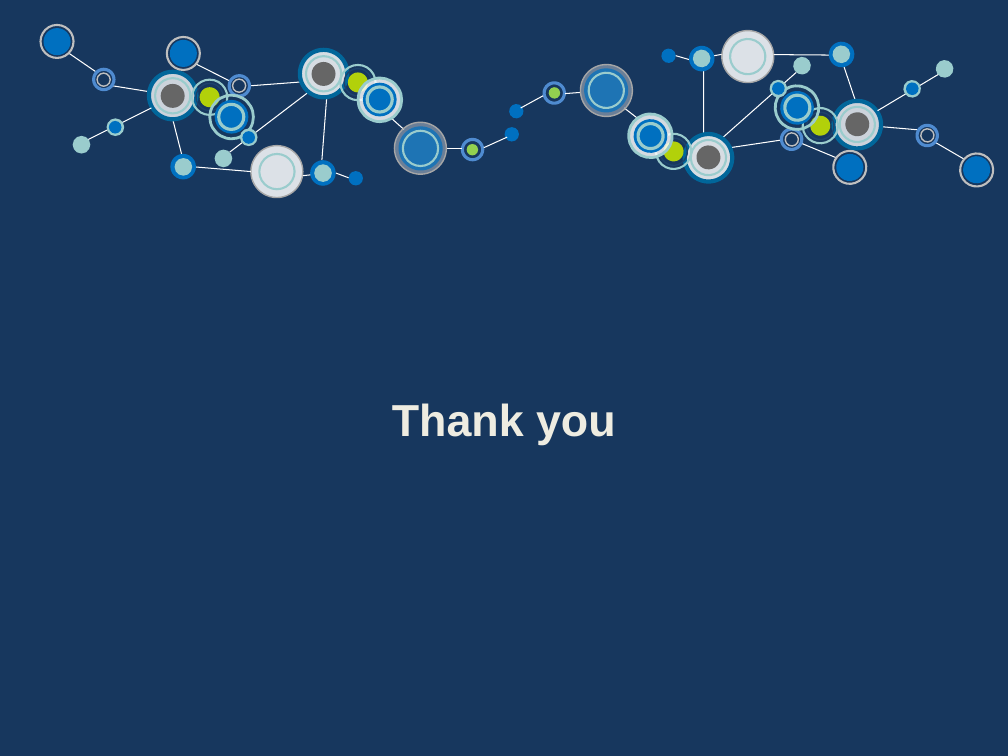
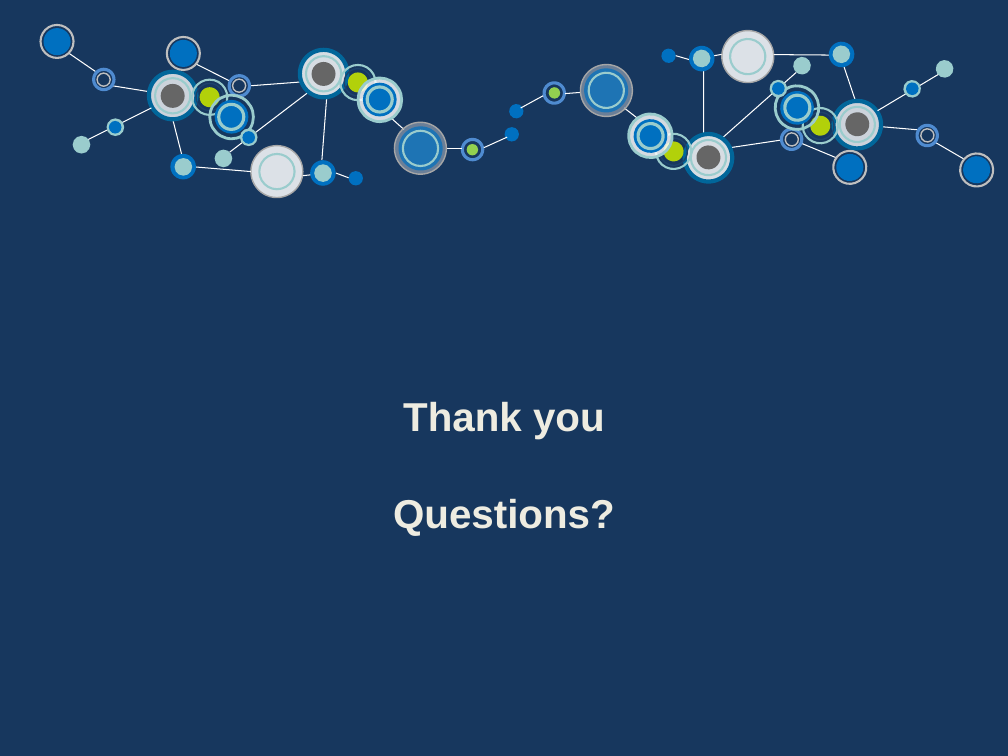
Before and after one commit to microtema/message-notification-server, a slide deck: slide 35 of src/site/notificationcenter.pptx (slide 34 before the commit). Drawn at 1008x756 pixels with LibreOffice and Linux fonts; fonts in the diff are those of the drawing; background and template pictures are left out. Boxes give left, top, right and bottom in pixels: in the first picture for what was removed or moved away, otherwise in the second. Text is boxed around its words. In the diff, an @@ line names an element or a change of style, - is before the commit and + after.

```diff
--- a/src/site/notificationcenter.pptx
+++ b/src/site/notificationcenter.pptx
@@ title at [393,401,615,536]: text changed; size 32 to 28.8 pt @@
-Thank you
+Thank you
+Questions?
```
Also in this commit, not shown: 2 other slides changed, 19 slides added, 18 slides removed, 10 other files.
